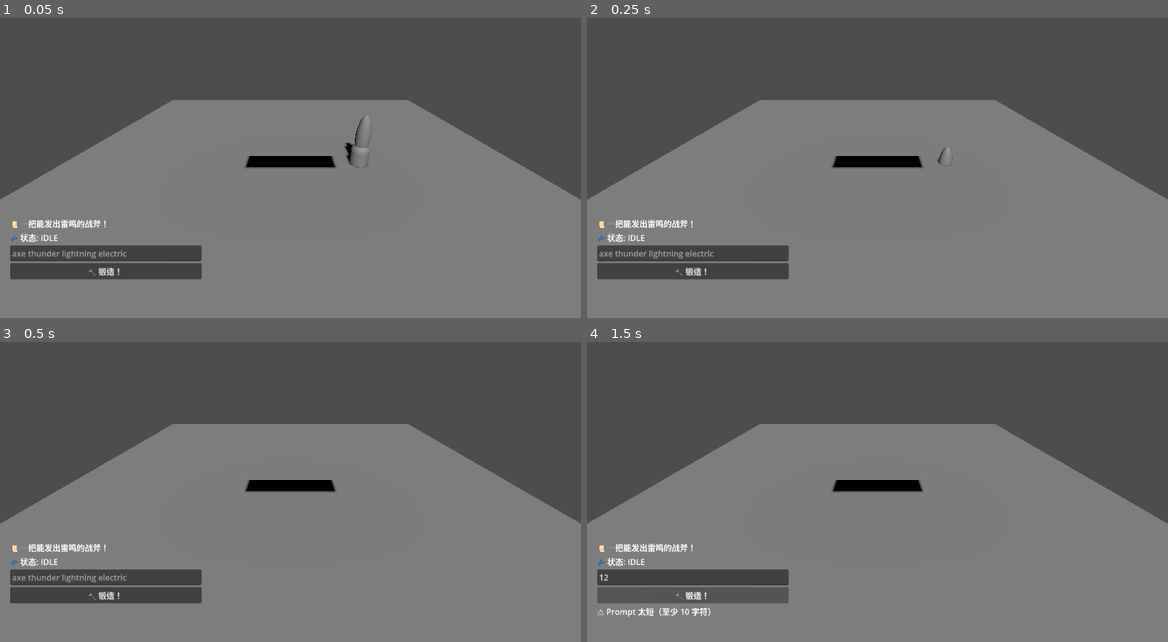
Above: before the commit, frames 1-4 (two rows, left to right).
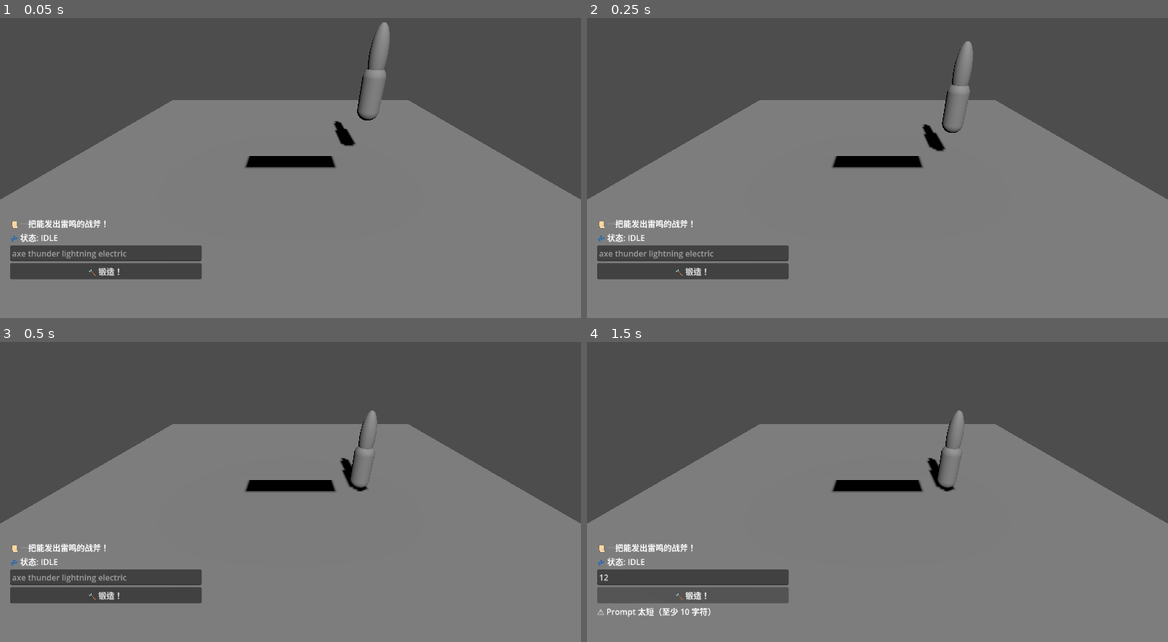
Above: after the commit, the same moments.

Repository: Sruimeng/chaos-forge
Game: Godot game, scene res://main.tscn
Same seed, same stepped clock (60 frames per second), same inputs: the game is played once before the commit and once after it.
Inputs (mouse positions are in pixels of both pictures, inside the frame that each line leads up to):
- Up to frame 1 (0.05 s): no input
- Up to frame 2 (0.25 s): no input
- Up to frame 3 (0.5 s): no input
- Up to frame 4 (1.5 s): click (691, 576) at 0.52 s; type "12" at 0.6 s; click "🔨 锻造！" at 1.25 s

The runs differ from the first frame. In frame 1, 1.1% of the frame differs, in the area x 57-68%, y 1-50%; in frame 2, 0.8%; in frame 3, 0.4%; in frame 4, 0.4%.

Commit message:
fix: Position Ragdoll above ground properly
Ragdoll was spawning at y=0 with capsule bottom at y=-0.5 (below floor).
- Move body/head meshes to proper offsets from ground (y=0)
- Set main scene spawn position to y=1.0

Co-Authored-By: Claude Opus 4.5 <noreply@anthropic.com>

Diff:
--- a/entities/ragdoll_npc.tscn
+++ b/entities/ragdoll_npc.tscn
@@ -14,22 +14,24 @@
 radius = 0.15
 
 [node name="RagdollNPC" type="RigidBody3D"]
-transform = Transform3D(1, 0, 0, 0, 1, 0, 0, 0, 1, 0, 0.6, 0)
+transform = Transform3D(1, 0, 0, 0, 1, 0, 0, 0, 1, 0, 0, 0)
 collision_layer = 1
 collision_mask = 1
 mass = 10.0
 center_of_mass_mode = 1
-center_of_mass = Vector3(0, -0.2, 0)
+center_of_mass = Vector3(0, -0.3, 0)
 script = ExtResource("1_script")
 
 [node name="BodyShape" type="CollisionShape3D" parent="."]
+transform = Transform3D(1, 0, 0, 0, 1, 0, 0, 0, 1, 0, 0.5, 0)
 shape = SubResource("CapsuleShape3D_body")
 
 [node name="BodyMesh" type="MeshInstance3D" parent="."]
+transform = Transform3D(1, 0, 0, 0, 1, 0, 0, 0, 1, 0, 0.5, 0)
 mesh = SubResource("CapsuleMesh_body")
 
 [node name="HeadMesh" type="MeshInstance3D" parent="."]
-transform = Transform3D(1, 0, 0, 0, 1, 0, 0, 0, 1, 0, 0.6, 0)
+transform = Transform3D(1, 0, 0, 0, 1, 0, 0, 0, 1, 0, 1.15, 0)
 mesh = SubResource("SphereMesh_head")
 
 [node name="HandMarker" type="Marker3D" parent="."]
--- a/main.tscn
+++ b/main.tscn
@@ -27,6 +27,6 @@
 collision_mask = 1
 
 [node name="RagdollNPC" parent="." groups=["ragdoll"] instance=ExtResource("1_ragdoll")]
-transform = Transform3D(1, 0, 0, 0, 1, 0, 0, 0, 1, 1.5, 0, 0)
+transform = Transform3D(1, 0, 0, 0, 1, 0, 0, 0, 1, 1.5, 1.0, 0)
 
 [node name="GameUI" parent="." instance=ExtResource("2_game_ui")]
